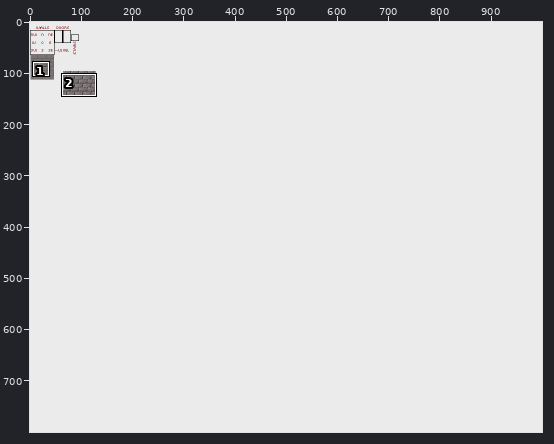
A sprite sheet gets an edit: new/data/village.png. Above, an overview of the earlier version with the close-up marked.
Close-up. Old version:
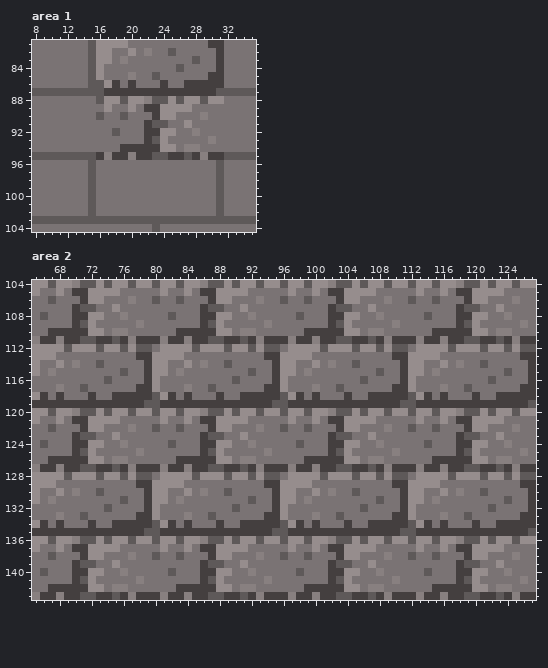
The file is 1000x800 pixels. Shown: area 1: x 8..35, y 81..104; area 2: x 65..127, y 104..143.
After the commit:
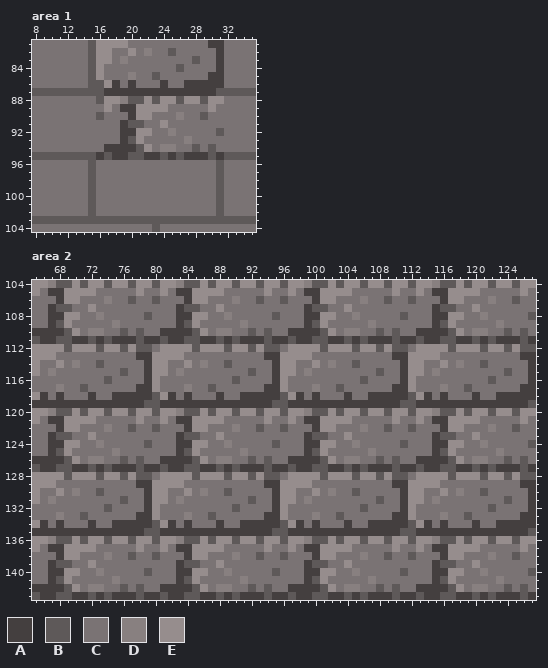
Palette (. is transparent): A #443f3f  B #5e5959  C #7a7374  D #888080  E #968d8d
Changes in this commit:
--- area 1
@@ x 15..33 @@
  87 BBAAAAAAAAAAAAAABBB
- 88 CBEEBEEDBBEBEEBEECC
- 89 CCECCECAAEEEECCCCCC
- 90 CBCCBCCCAEECCCDCCCC
- 91 CCCCCCCABBCCECCCCCC
- 92 CCCBCCCAAEECCDCCCCC
- 93 CCCCCCCABECCCCCDCCC
- 94 CCCCAAAAAEECDDCCCCC
- 95 BADAADAABBAABADAABB
+ 88 CBEEDBBEBEEBEEBEECC
+ 89 CCECAAEEEECCCCCECCC
+ 90 CBCCCAEECCCDCCBCCCC
+ 91 CCCCABBCCECCCCCCCCC
+ 92 CCCCAAEECCDCCCCCBCC
+ 93 CCCCABECCCCCDCCCCCC
+ 94 CCAAAABECDDCCBCBCCC
+ 95 BABAABBAABABAAABABB
  96 BCCCCCCCCCCCCCCCBCC
--- area 2
@@ x 65..127 @@
-104 EEBEEDBBEBEEBEEBEEBEEDBBEBEEBEEBEEBEEDBBEBEEBEEBEEBEEDBBEBEEBEE
-105 ECCECAAEEEECCCCCECCECAAEEEECCCCCECCECAAEEEECCCCCECCECAAEEEECCCC
-106 CCBCCCAEECCCDCCBCCBCCCAEECCCDCCBCCBCCCAEECCCDCCBCCBCCCAEECCCDCC
-107 CCCCCABBCCECCCCCCCCCCABBCCECCCCCCCCCCABBCCECCCCCCCCCCABBCCECCCC
-108 CBCCCAAEECCDCCCCCBCCCAAEECCDCCCCCBCCCAAEECCDCCCCCBCCCAAEECCDCCC
-109 CCCCCABECCCCCDCCCCCCCABECCCCCDCCCCCCCABECCCCCDCCCCCCCABECCCCCDC
-110 CCAAAAAEECDDCCCCCCAAAAAEECDDCCCCCCAAAAAEECDDCCCCCCAAAAAEECDDCCC
-111 DAADAABBAABADAAADAADAABBAABADAAADAADAABBAABADAAADAADAABBAABADAA
+104 EEDBBEBEEBEEBEEBEEDBBEBEEBEEBEEBEEDBBEBEEBEEBEEBEEDBBEBEEBEEBEE
+105 ECAAEEEECCCCCECCECAAEEEECCCCCECCECAAEEEECCCCCECCECAAEEEECCCCCEC
+106 CCCAEECCCDCCBCCBCCCAEECCCDCCBCCBCCCAEECCCDCCBCCBCCCAEECCCDCCBCC
+107 CCABBCCECCCCCCCCCCABBCCECCCCCCCCCCABBCCECCCCCCCCCCABBCCECCCCCCC
+108 CCAAEECCDCCCCCBCCCAAEECCDCCCCCBCCCAAEECCDCCCCCBCCCAAEECCDCCCCCB
+109 CCABECCCCCDCCCCCCCABECCCCCDCCCCCCCABECCCCCDCCCCCCCABECCCCCDCCCC
+110 AAAABECDDCCBCBCCAAAABECDDCCBCBCCAAAABECDDCCBCBCCAAAABECDDCCBCBC
+111 BAABBAABABAAABAABAABBAABABAAABAABAABBAABABAAABAABAABBAABABAAABA
 112 EEEEBEEEBEEBEBBCEEEEBEEEBEEBEBBCEEEEBEEEBEEBEBBCEEEEBEEEBEEBEBB
@@ x 65..127 @@
 119 AAAAAAAAAAAAAABBAAAAAAAAAAAAAABBAAAAAAAAAAAAAABBAAAAAAAAAAAAAAB
-120 EEBEEDBBEBEEBEEBEEBEEDBBEBEEBEEBEEBEEDBBEBEEBEEBEEBEEDBBEBEEBEE
-121 ECCECAAEEEECCCCCECCECAAEEEECCCCCECCECAAEEEECCCCCECCECAAEEEECCCC
-122 CCBCCCAEECCCDCCBCCBCCCAEECCCDCCBCCBCCCAEECCCDCCBCCBCCCAEECCCDCC
-123 CCCCCABBCCECCCCCCCCCCABBCCECCCCCCCCCCABBCCECCCCCCCCCCABBCCECCCC
-124 CBCCCAAEECCDCCCCCBCCCAAEECCDCCCCCBCCCAAEECCDCCCCCBCCCAAEECCDCCC
-125 CCCCCABECCCCCDCCCCCCCABECCCCCDCCCCCCCABECCCCCDCCCCCCCABECCCCCDC
-126 CCAAAAAEECDDCCCCCCAAAAAEECDDCCCCCCAAAAAEECDDCCCCCCAAAAAEECDDCCC
-127 DAADAABBAABADAAADAADAABBAABADAAADAADAABBAABADAAADAADAABBAABADAA
+120 EEDBBEBEEBEEBEEBEEDBBEBEEBEEBEEBEEDBBEBEEBEEBEEBEEDBBEBEEBEEBEE
+121 ECAAEEEECCCCCECCECAAEEEECCCCCECCECAAEEEECCCCCECCECAAEEEECCCCCEC
+122 CCCAEECCCDCCBCCBCCCAEECCCDCCBCCBCCCAEECCCDCCBCCBCCCAEECCCDCCBCC
+123 CCABBCCECCCCCCCCCCABBCCECCCCCCCCCCABBCCECCCCCCCCCCABBCCECCCCCCC
+124 CCAAEECCDCCCCCBCCCAAEECCDCCCCCBCCCAAEECCDCCCCCBCCCAAEECCDCCCCCB
+125 CCABECCCCCDCCCCCCCABECCCCCDCCCCCCCABECCCCCDCCCCCCCABECCCCCDCCCC
+126 AAAABECDDCCBCBCCAAAABECDDCCBCBCCAAAABECDDCCBCBCCAAAABECDDCCBCBC
+127 BAABBAABABAAABAABAABBAABABAAABAABAABBAABABAAABAABAABBAABABAAABA
 128 EEEEBEEEBEEBEBBCEEEEBEEEBEEBEBBCEEEEBEEEBEEBEBBCEEEEBEEEBEEBEBB
@@ x 65..127 @@
 135 AAAAAAAAAAAAAABBAAAAAAAAAAAAAABBAAAAAAAAAAAAAABBAAAAAAAAAAAAAAB
-136 EEBEEDBBEBEEBEEBEEBEEDBBEBEEBEEBEEBEEDBBEBEEBEEBEEBEEDBBEBEEBEE
-137 ECCECAAEEEECCCCCECCECAAEEEECCCCCECCECAAEEEECCCCCECCECAAEEEECCCC
-138 CCBCCCAEECCCDCCBCCBCCCAEECCCDCCBCCBCCCAEECCCDCCBCCBCCCAEECCCDCC
-139 CCCCCABBCCECCCCCCCCCCABBCCECCCCCCCCCCABBCCECCCCCCCCCCABBCCECCCC
-140 CBCCCAAEECCDCCCCCBCCCAAEECCDCCCCCBCCCAAEECCDCCCCCBCCCAAEECCDCCC
-141 CCCCCABECCCCCDCCCCCCCABECCCCCDCCCCCCCABECCCCCDCCCCCCCABECCCCCDC
-142 CCAAAAAEECDDCCCCCCAAAAAEECDDCCCCCCAAAAAEECDDCCCCCCAAAAAEECDDCCC
-143 DAADAABBAABADAAADAADAABBAABADAAADAADAABBAABADAAADAADAABBAABADAA
+136 EEDBBEBEEBEEBEEBEEDBBEBEEBEEBEEBEEDBBEBEEBEEBEEBEEDBBEBEEBEEBEE
+137 ECAAEEEECCCCCECCECAAEEEECCCCCECCECAAEEEECCCCCECCECAAEEEECCCCCEC
+138 CCCAEECCCDCCBCCBCCCAEECCCDCCBCCBCCCAEECCCDCCBCCBCCCAEECCCDCCBCC
+139 CCABBCCECCCCCCCCCCABBCCECCCCCCCCCCABBCCECCCCCCCCCCABBCCECCCCCCC
+140 CCAAEECCDCCCCCBCCCAAEECCDCCCCCBCCCAAEECCDCCCCCBCCCAAEECCDCCCCCB
+141 CCABECCCCCDCCCCCCCABECCCCCDCCCCCCCABECCCCCDCCCCCCCABECCCCCDCCCC
+142 AAAABECDDCCBCBCCAAAABECDDCCBCBCCAAAABECDDCCBCBCCAAAABECDDCCBCBC
+143 BAABBAABABAAABAABAABBAABABAAABAABAABBAABABAAABAABAABBAABABAAABA
Where, in picture pixels (left, top, right, bottom), the same in both close-ups:
changed: (104, 96, 224, 160)
changed: (32, 280, 536, 344)
changed: (32, 408, 536, 472)
changed: (32, 536, 536, 600)
